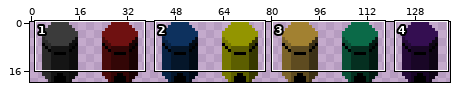
Sprite sheet -- Assets/Sprites/Towers/Tower-Sheet.png. Above, an overview of the earlier version with the close-up marked.
Close-up. The starting point:
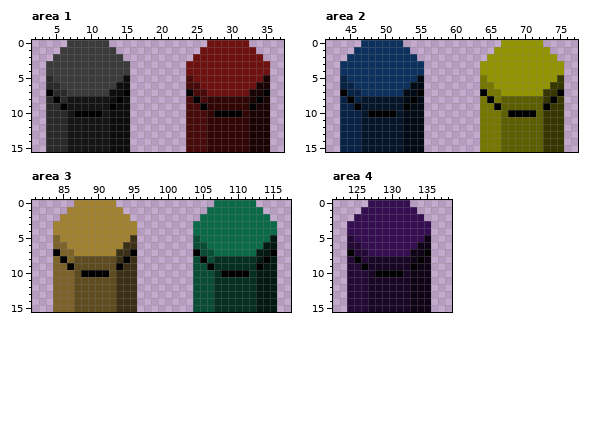
The file is 140x20 pixels. Shown: area 1: x 2..37, y 0..15; area 2: x 42..77, y 0..15; area 3: x 81..117, y 0..15; area 4: x 122..138, y 0..15.
After the commit:
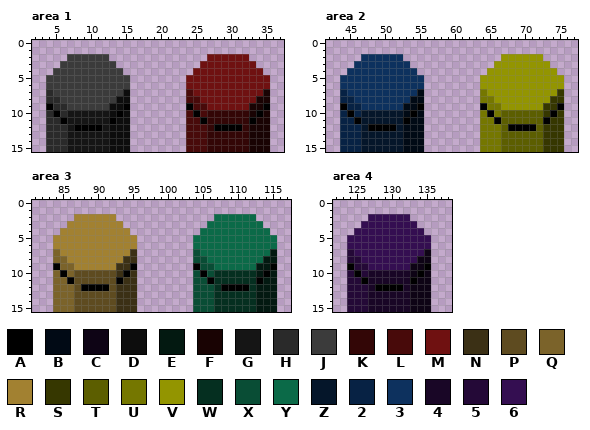
Palette (. is transparent): A #000000  B #010a15  C #0e0415  D #0d0d0d  E #031911  F #190303  G #151515  H #2a2a2a  J #3b3b3b  K #330606  L #480a0a  M #6f1111  N #3b3015  P #5e4b20  Q #7b632a  R #a28131  S #363700  T #5c5e00  U #757700  V #939500  W #052f20  X #094d35  Y #0b6a48  Z #05162a  2 #072244  3 #0d315e  4 #190626  5 #240937  6 #340e51
Difference:
Area 1:
y 0: x 7..12 JJJJJJ -> ......; x 27..32 MMMMMM -> ......
y 1: x 6..13 JJJJJJJJ -> ........; x 26..33 MMMMMMMM -> ........
y 2: x 5..6 JJ -> ..; x 13..14 JJ -> ..; x 25..26 MM -> ..; x 33..34 MM -> ..
y 3: x 4..5 JJ -> ..; x 14..15 JJ -> ..; x 24..25 MM -> ..; x 34..35 MM -> ..
y 4: x 4 J -> .; x 15 J -> .; x 24 M -> .; x 35 M -> .
y 5: x 4 H -> J; x 15 D -> J; x 24 L -> M; x 35 F -> M
y 6: x 4..5 HH -> JJ; x 14..15 DD -> JJ; x 24..25 LL -> MM; x 34..35 FF -> MM
y 7: x 4..6 AHH -> HJJ; x 13..15 DDA -> JJD; x 24..26 ALL -> LMM; x 33..35 FFA -> MMF
y 8: x 5..14 AHGGGGGGDA -> HJJJJJJJJD; x 25..34 ALKKKKKKFA -> LMMMMMMMMF
y 9: x 4 H -> A; x 6..13 AGGGGGGA -> HJJJJJJD; x 15 D -> A; x 24 L -> A; x 26..33 AKKKKKKA -> LMMMMMMF; x 35 F -> A
y 10: x 5 H -> A; x 8..11 AAAA -> GGGG; x 14 D -> A; x 25 L -> A; x 28..31 AAAA -> KKKK; x 34 F -> A
y 11: x 6 H -> A; x 13 D -> A; x 26 L -> A; x 33 F -> A
y 12: x 8..11 GGGG -> AAAA; x 28..31 KKKK -> AAAA
Area 2:
y 0: x 47..52 333333 -> ......; x 67..72 VVVVVV -> ......
y 1: x 46..53 33333333 -> ........; x 66..73 VVVVVVVV -> ........
y 2: x 45..46 33 -> ..; x 53..54 33 -> ..; x 65..66 VV -> ..; x 73..74 VV -> ..
y 3: x 44..45 33 -> ..; x 54..55 33 -> ..; x 64..65 VV -> ..; x 74..75 VV -> ..
y 4: x 44 3 -> .; x 55 3 -> .; x 64 V -> .; x 75 V -> .
y 5: x 44 2 -> 3; x 55 B -> 3; x 64 U -> V; x 75 S -> V
y 6: x 44..45 22 -> 33; x 54..55 BB -> 33; x 64..65 UU -> VV; x 74..75 SS -> VV
y 7: x 44..46 A22 -> 233; x 53..55 BBA -> 33B; x 64..66 AUU -> UVV; x 73..75 SSA -> VVS
y 8: x 45..54 A2ZZZZZZBA -> 233333333B; x 65..74 AUTTTTTTSA -> UVVVVVVVVS
y 9: x 44 2 -> A; x 46..53 AZZZZZZA -> 2333333B; x 55 B -> A; x 64 U -> A; x 66..73 ATTTTTTA -> UVVVVVVS; x 75 S -> A
y 10: x 45 2 -> A; x 48..51 AAAA -> ZZZZ; x 54 B -> A; x 65 U -> A; x 68..71 AAAA -> TTTT; x 74 S -> A
y 11: x 46 2 -> A; x 53 B -> A; x 66 U -> A; x 73 S -> A
y 12: x 48..51 ZZZZ -> AAAA; x 68..71 TTTT -> AAAA
Area 3:
y 0: x 87..92 RRRRRR -> ......; x 107..112 YYYYYY -> ......
y 1: x 86..93 RRRRRRRR -> ........; x 106..113 YYYYYYYY -> ........
y 2: x 85..86 RR -> ..; x 93..94 RR -> ..; x 105..106 YY -> ..; x 113..114 YY -> ..
y 3: x 84..85 RR -> ..; x 94..95 RR -> ..; x 104..105 YY -> ..; x 114..115 YY -> ..
y 4: x 84 R -> .; x 95 R -> .; x 104 Y -> .; x 115 Y -> .
y 5: x 84 Q -> R; x 95 N -> R; x 104 X -> Y; x 115 E -> Y
y 6: x 84..85 QQ -> RR; x 94..95 NN -> RR; x 104..105 XX -> YY; x 114..115 EE -> YY
y 7: x 84..86 AQQ -> QRR; x 93..95 NNA -> RRN; x 104..106 AXX -> XYY; x 113..115 EEA -> YYE
y 8: x 85..94 AQPPPPPPNA -> QRRRRRRRRN; x 105..114 AXWWWWWWEA -> XYYYYYYYYE
y 9: x 84 Q -> A; x 86..93 APPPPPPA -> QRRRRRRN; x 95 N -> A; x 104 X -> A; x 106..113 AWWWWWWA -> XYYYYYYE; x 115 E -> A
y 10: x 85 Q -> A; x 88..91 AAAA -> PPPP; x 94 N -> A; x 105 X -> A; x 108..111 AAAA -> WWWW; x 114 E -> A
y 11: x 86 Q -> A; x 93 N -> A; x 106 X -> A; x 113 E -> A
y 12: x 88..91 PPPP -> AAAA; x 108..111 WWWW -> AAAA
Area 4:
y 0: x 127..132 666666 -> ......
y 1: x 126..133 66666666 -> ........
y 2: x 125..126 66 -> ..; x 133..134 66 -> ..
y 3: x 124..125 66 -> ..; x 134..135 66 -> ..
y 4: x 124 6 -> .; x 135 6 -> .
y 5: x 124 5 -> 6; x 135 C -> 6
y 6: x 124..125 55 -> 66; x 134..135 CC -> 66
y 7: x 124..126 A55 -> 566; x 133..135 CCA -> 66C
y 8: x 125..134 A5444444CA -> 566666666C
y 9: x 124 5 -> A; x 126..133 A444444A -> 5666666C; x 135 C -> A
y 10: x 125 5 -> A; x 128..131 AAAA -> 4444; x 134 C -> A
y 11: x 126 5 -> A; x 133 C -> A
y 12: x 128..131 4444 -> AAAA
